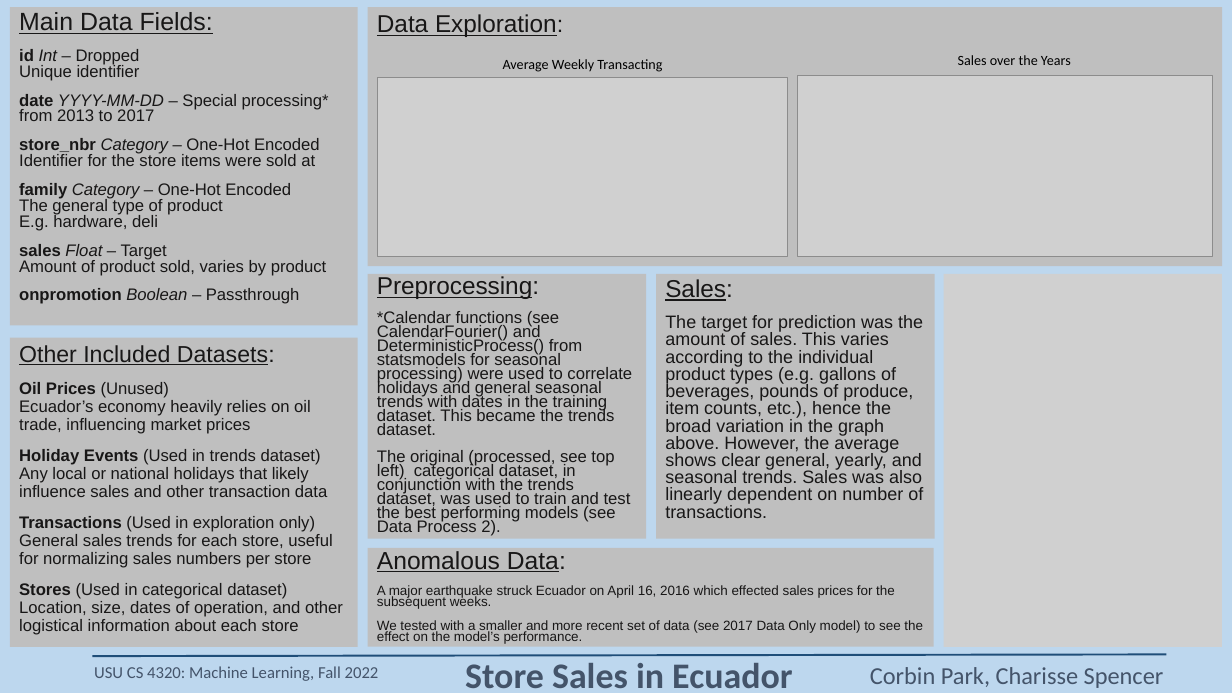
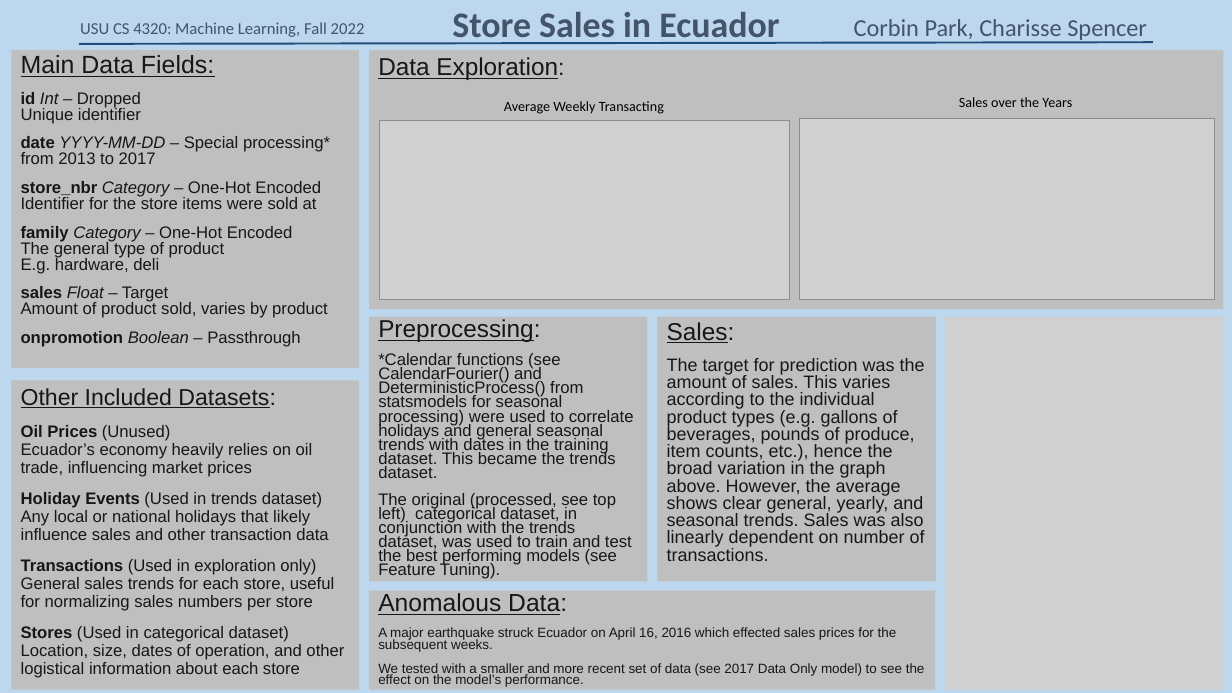
Before and after one commit to Nibroc00/Store-Sales-Machine-Learning, a slide deck: slide 1 of Presentation Slide.pptx. Drawn at 1232x693 pixels with LibreOffice and Linux fonts; fonts in the diff are those of the drawing; grey boxes stand for pictures. Boxes give left, top, right and bottom in pixels: in the first picture for what was removed or moved away, otherwise in the second. Text is boxed around its words. In the diff, an @@ line names an element or a change of style, - is before the commit and + after.

Commit message:
update to powerpoint

```diff
--- a/Presentation Slide.pptx
+++ b/Presentation Slide.pptx
@@ text "USU CS 4320: Machine Learning, ...": place and size @@
-text "USU CS 4320: Machine Learning, ..." at [94,666,379,681]
+text "USU CS 4320: Machine Learning, ..." at [80,22,365,37]
@@ text "Store Sales in Ecuador" rewrapped from [465,663,792,688] to [452,12,779,45] @@
@@ text "Corbin Park, Charisse Spencer": place and size @@
-text "Corbin Park, Charisse Spencer" at [870,667,1164,688]
+text "Corbin Park, Charisse Spencer" at [854,19,1147,42]
@@ line moved from (92, 656) - (1166, 654) to (79, 44) - (1153, 43) @@
@@ text "Average Weekly Transacting": place and size @@
-text "Average Weekly Transacting" at [503,59,662,72]
+text "Average Weekly Transacting" at [504,101,664,114]
@@ picture: place and size @@
-picture at [798,76,1213,257]
+picture at [799,118,1214,299]
@@ 5 rectangles, 2 pictures, 1 subtitle, 1 text: place and size @@
-5 rectangles, 2 pictures, 1 subtitle, 1 text at [10,7,1223,647]
+5 rectangles, 2 pictures, 1 subtitle, 1 text at [11,50,1224,690]
@@ text in rectangle at [378,493,632,579]: text changed @@
-The original (processed, see top left) categorical dataset, in conjunction with the trends dataset, was used to train and test the best performing models (see Data Process 2).
+The original (processed, see top left) categorical dataset, in conjunction with the trends dataset, was used to train and test the best performing models (see Feature Tuning).
```
